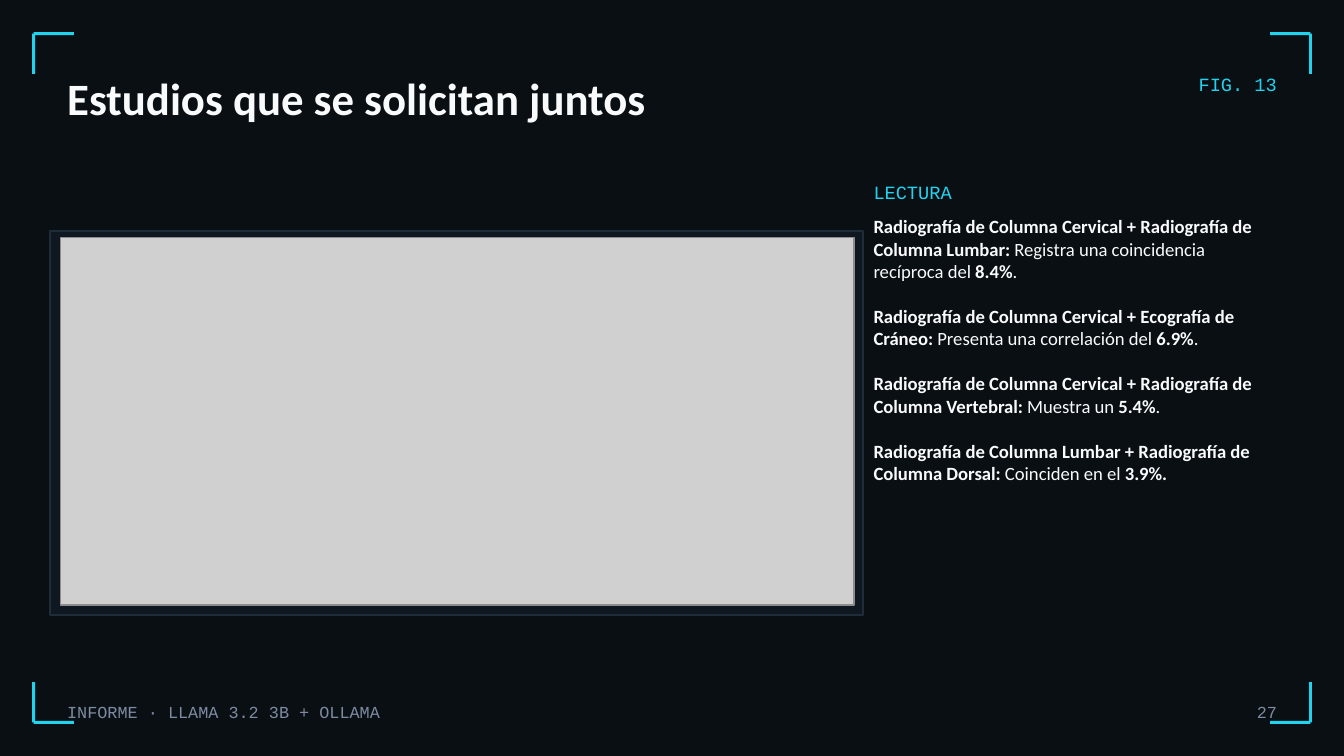
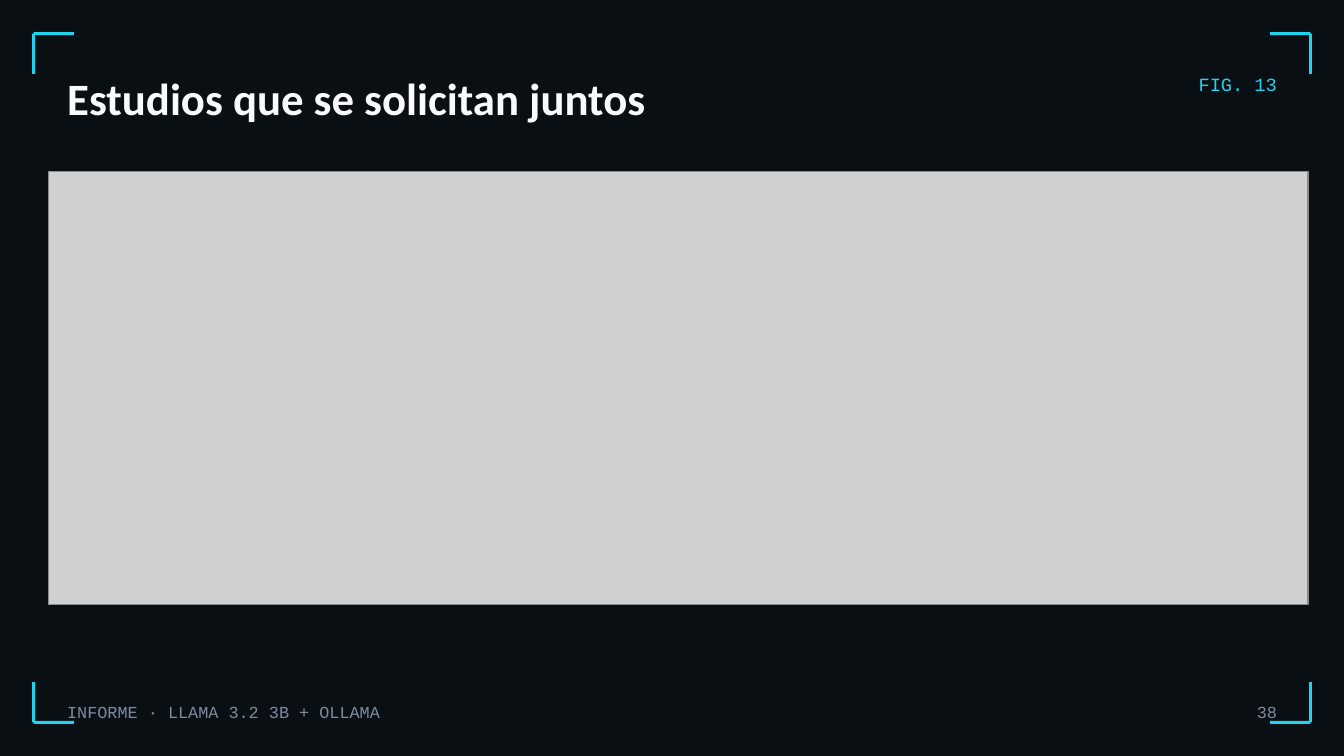
Before and after one commit to osleysorio/itacedemy_repo1_osley, a slide deck: slide 38 of sprint 13/Informe_Llama32_Ollama.pptx (slide 27 before the commit). Drawn at 1344x756 pixels with LibreOffice and Linux fonts; fonts in the diff are those of the drawing; grey boxes stand for pictures. Boxes give left, top, right and bottom in pixels: in the first picture for what was removed or moved away, otherwise in the second. Text is boxed around its words. In the diff, an @@ line names an element or a change of style, - is before the commit and + after.

```diff
--- a/sprint 13/Informe_Llama32_Ollama.pptx
+++ b/sprint 13/Informe_Llama32_Ollama.pptx
@@ picture: place and size @@
-picture at (60, 238, 855, 605)
+picture at (48, 172, 1308, 605)
@@ text removed at (874, 186, 952, 199) @@
-LECTURA
@@ rectangle removed at (50, 231, 863, 616) @@
@@ text removed at (874, 220, 1251, 480) @@
-Radiografía de Columna Cervical + Radiografía de Columna Lumbar: Registra una coincidencia recíproca del 8.4%.
-Radiografía de Columna Cervical + Ecografía de Cráneo: Presenta una correlación del 6.9%.
-Radiografía de Columna Cervical + Radiografía de Columna Vertebral: Muestra un 5.4%.
-Radiografía de Columna Lumbar + Radiografía de Columna Dorsal: Coinciden en el 3.9%.
@@ page number at (1257, 707, 1277, 723): text changed @@
-27
+38
```
Also in this commit, not shown: 18 other slides changed, 25 slides added, 14 slides removed, 1 other file.
